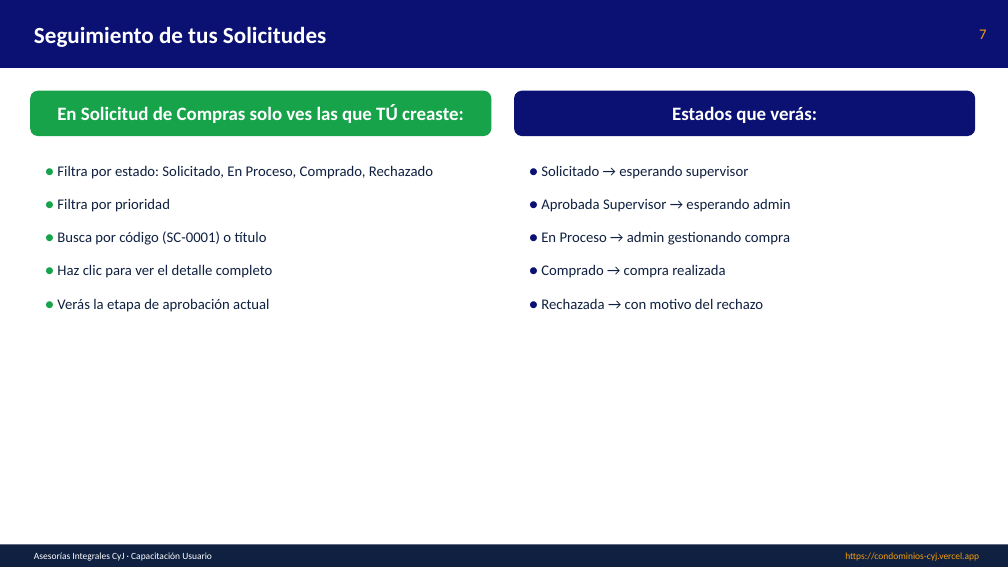
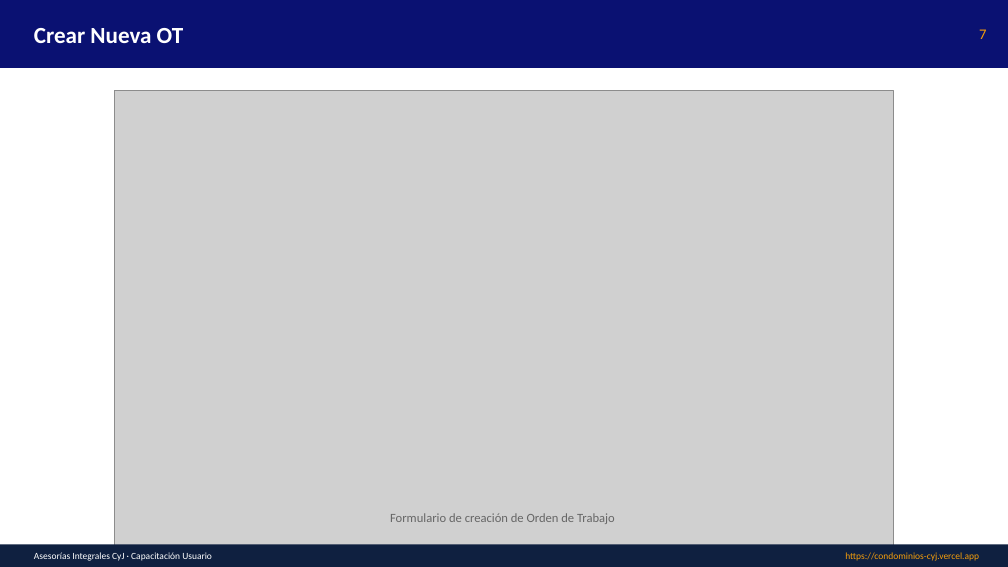
Before and after one commit to asesoriasintegralescyj-stack/condominios-cyj, a slide deck: slide 7 of public/manuales/Capacitacion_Usuario.pptx. Drawn at 1008x567 pixels with LibreOffice and Linux fonts; fonts in the diff are those of the drawing; grey boxes stand for pictures. Boxes give left, top, right and bottom in pixels: in the first picture for what was removed or moved away, otherwise in the second. Text is boxed around its words. In the diff, an @@ line names an element or a change of style, - is before the commit and + after.

Commit message:
docs: manuales y capacitaciones con capturas de pantalla reales (v1.1)
- 16 capturas de pantalla del sistema real agregadas a /public/manuales/imagenes/
- Manual Word actualizado con imágenes embebidas en cada sección (3.1 MB)
- 6 capacitaciones PPT actualizadas con slides de capturas:
  * Administrador: 14 slides con 9 capturas (1.3 MB)
  * Supervisor: 12 slides con 5 capturas (699 KB)
  * Usuario: 10 slides con 4 capturas (536 KB)
  * Personal: 9 slides con 3 capturas (449 KB)
  * Auditor: 9 slides con 4 capturas (525 KB)
  * Guardia: 9 slides con 2 capturas (776 KB)
- Versión actualizada a v1.1 en ManualesModule y manuales-guardia

Capturas incluidas:
01_login, 02_dashboard, 03_ot_listado, 04_proyectos, 05_rondas,
06_solicitudes_compra, 07_usuarios, 08_permisos, 09_manuales,
10_ot_crear, 11_sc_crear, 12_usuario_crear, 13_recuperar_password,
14_guardia_rondas, 15_guardia_manuales, 16_reset_password

```diff
--- a/public/manuales/Capacitacion_Usuario.pptx
+++ b/public/manuales/Capacitacion_Usuario.pptx
@@ text at (x1=34, y1=28, x2=184, y2=43): text changed @@
-Seguimiento de tus Solicitudes
+Crear Nueva OT
@@ rounded rectangle removed at (x1=30, y1=91, x2=492, y2=136) @@
@@ text removed at (x1=57, y1=105, x2=464, y2=123) @@
-En Solicitud de Compras solo ves las que TÚ creaste:
@@ picture added at (x1=115, y1=91, x2=894, y2=567) @@
@@ rounded rectangle removed at (x1=514, y1=91, x2=975, y2=136) @@
@@ text removed at (x1=672, y1=106, x2=817, y2=123) @@
-Estados que verás:
@@ text removed at (x1=57, y1=165, x2=433, y2=312) @@
-● Filtra por estado: Solicitado, En Proceso, Comprado, Rechazado
-● Filtra por prioridad
-● Busca por código (SC-0001) o título
-● Haz clic para ver el detalle completo
-● Verás la etapa de aprobación actual
@@ text removed at (x1=541, y1=165, x2=791, y2=309) @@
-● Solicitado → esperando supervisor
-● Aprobada Supervisor → esperando admin
-● En Proceso → admin gestionando compra
-● Comprado → compra realizada
-● Rechazada → con motivo del rechazo
@@ text added at (x1=390, y1=513, x2=615, y2=524), 12 pt, text #666666 @@
+Formulario de creación de Orden de Trabajo
```
Also in this commit, not shown: 8 other slides changed, 24 other files.
